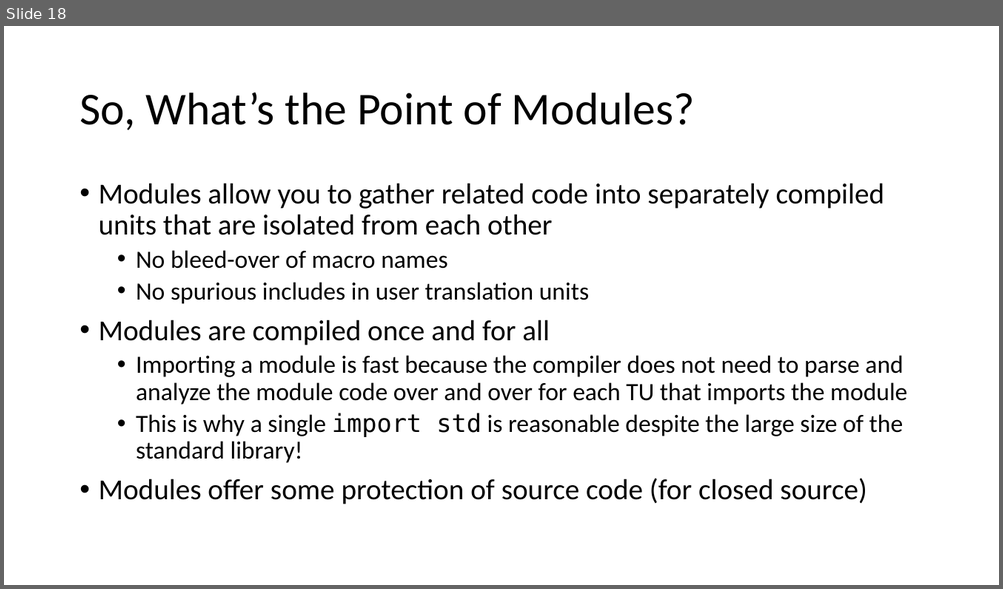
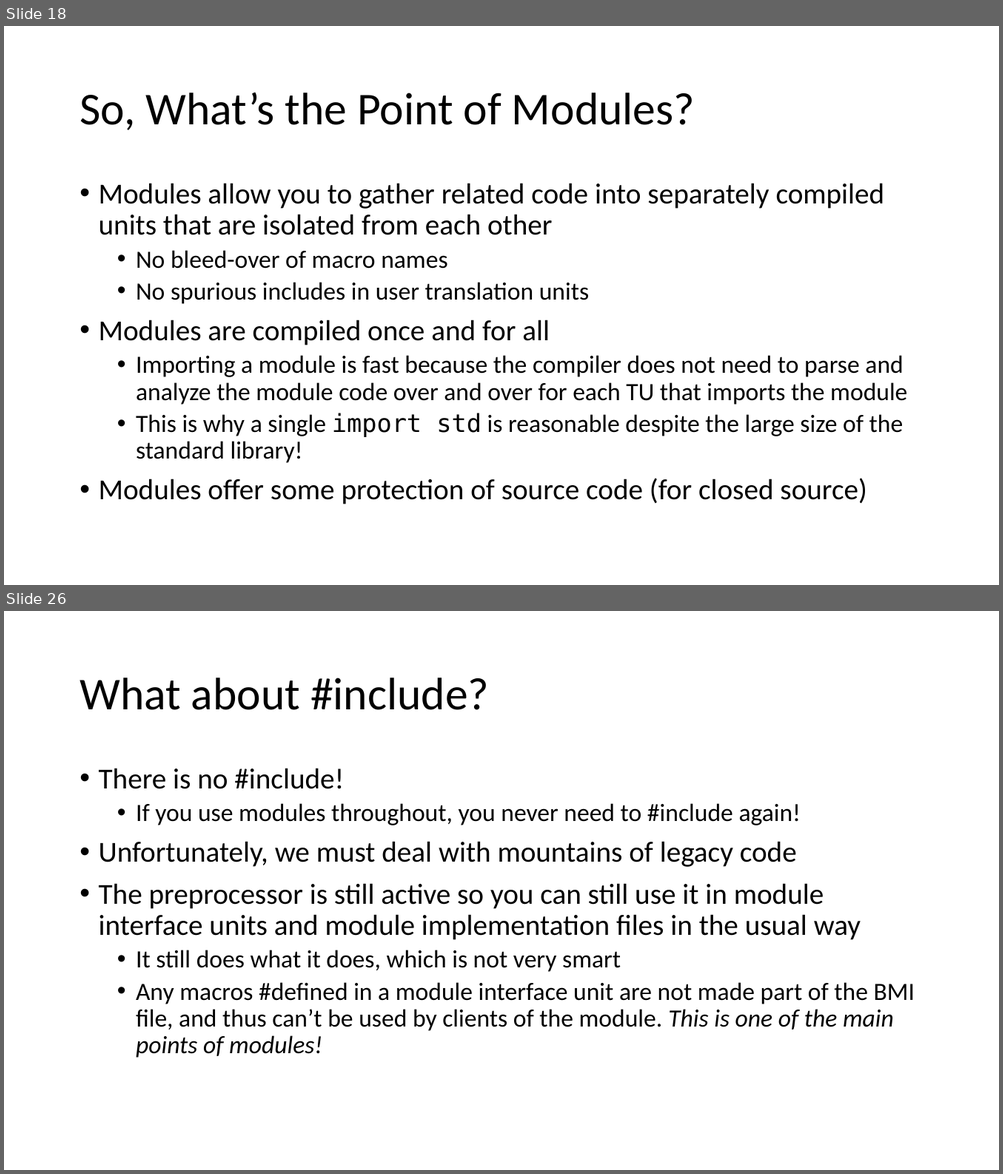
Before and after one commit to pchapin/cpp, a slide deck: Presentations/Modules.pptx. Shown one above the other, each under a label of ours: slide 18 before the commit, slides 18 and 26 after it; the slides between them are not shown. The pictures are 1003x589 and 1003x1174 pixels, drawn with LibreOffice and Linux fonts; fonts in the diff are those of the drawing. Boxes give left, top, right and bottom in pixels: in the first picture for what was removed or moved away, otherwise in the second. Text is boxed around its words. In the diff, an @@ line names an element or a change of style, - is before the commit and + after.

Commit message:
More updates to the presentation on modules.

```diff
--- a/Presentations/Modules.pptx
+++ b/Presentations/Modules.pptx
@@ slide 26 added at [4,611,999,1170], background #FFFFFF @@
@@ title added at [79,678,489,710], 44 pt, text #000000 @@
+What about #include?
@@ text added at [99,768,914,1058], 24 pt, text #000000 @@
+• There is no #include!
+  • If you use modules throughout, you never need to #include again!
+• Unfortunately, we must deal with mountains of legacy code
+• The preprocessor is still active so you can still use it in module interface units and module implementation files in the usual way
+  • It still does what it does, which is not very smart
+  • Any macros #defined in a module interface unit are not made part of the BMI file, and thus can’t be used by clients of the module. This is one of the main points of modules!
```
Also in this commit, not shown: 10 slides changed, 10 other slides added.
